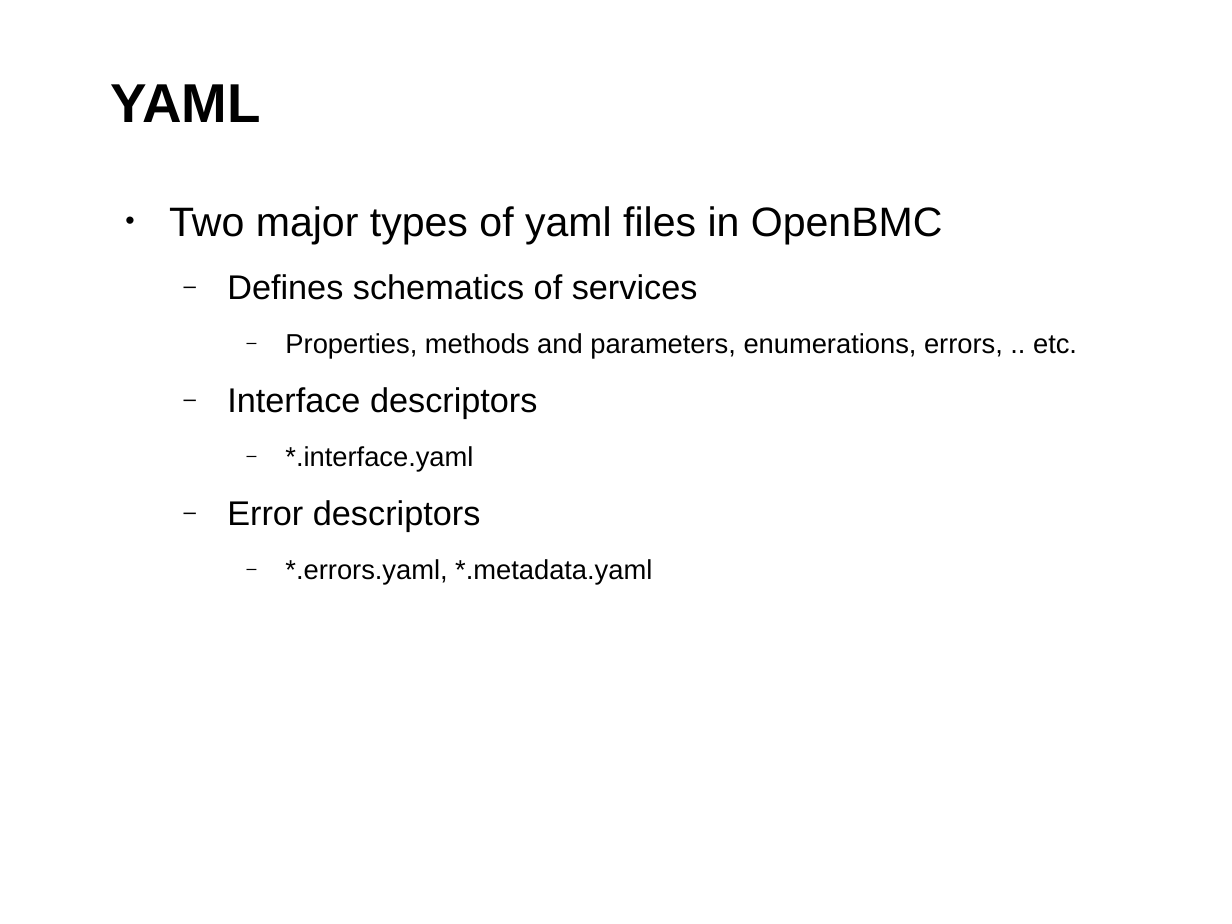
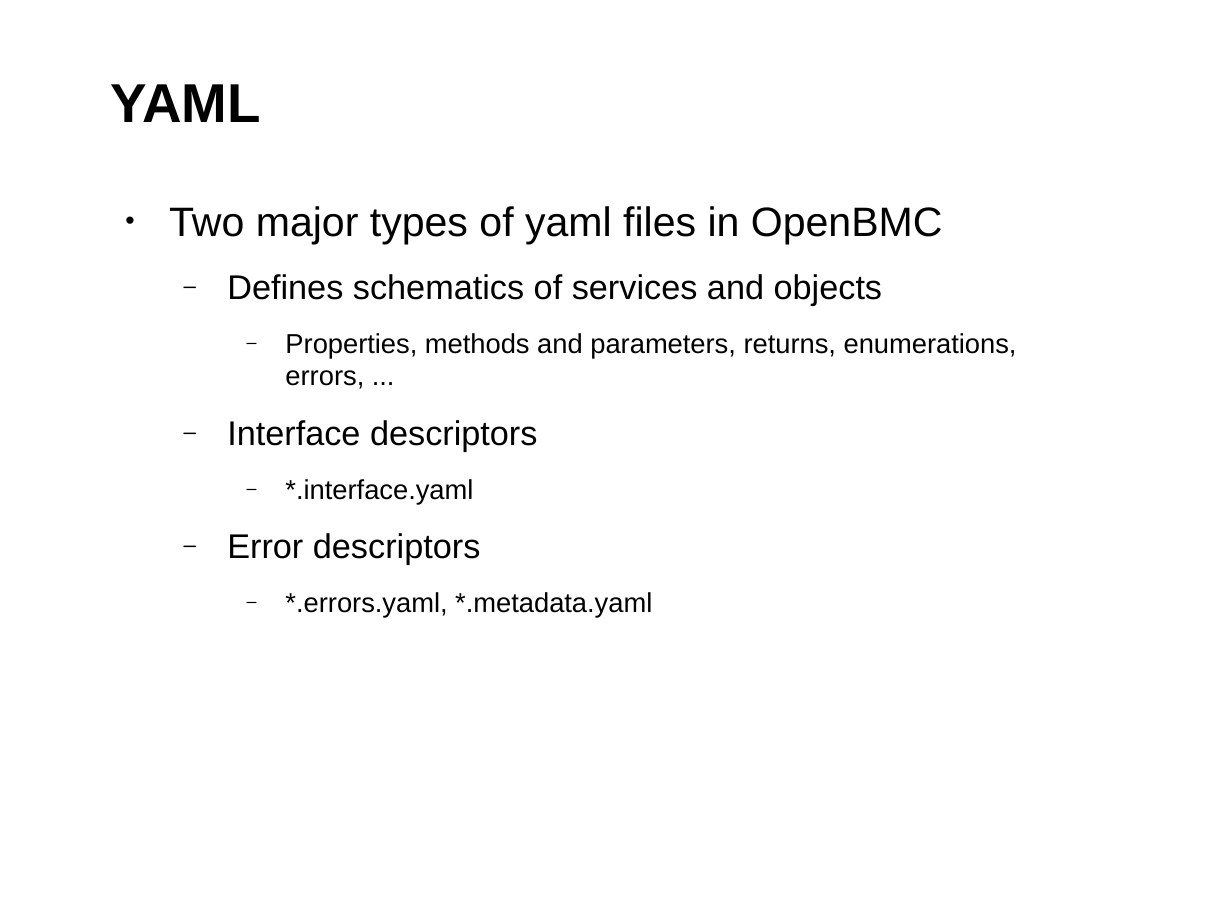
Before and after one commit to chesterlintw/conf-docs, a slide deck: slide 19 of suse-lab-conf/2019/proceeding/openbmc.odp. Drawn at 1232x924 pixels with LibreOffice and Linux fonts; fonts in the diff are those of the drawing; background and template pictures are left out. Boxes give left, top, right and bottom in pixels: in the first picture for what was removed or moved away, otherwise in the second. Text is boxed around its words. In the diff, an @@ line names an element or a change of style, - is before the commit and + after.

```diff
--- a/suse-lab-conf/2019/proceeding/openbmc.odp
+++ b/suse-lab-conf/2019/proceeding/openbmc.odp
@@ text at bbox=[227, 274, 1017, 389]: text changed @@
-  ‒ Defines schematics of services
-    ‒ Properties, methods and parameters, enumerations, errors, .. etc.
+  ‒ Defines schematics of services and objects
+    ‒ Properties, methods and parameters, returns, enumerations, errors, ...
```
Also in this commit, not shown: 23 other slides changed, 4 slides added, 8 slides removed.
